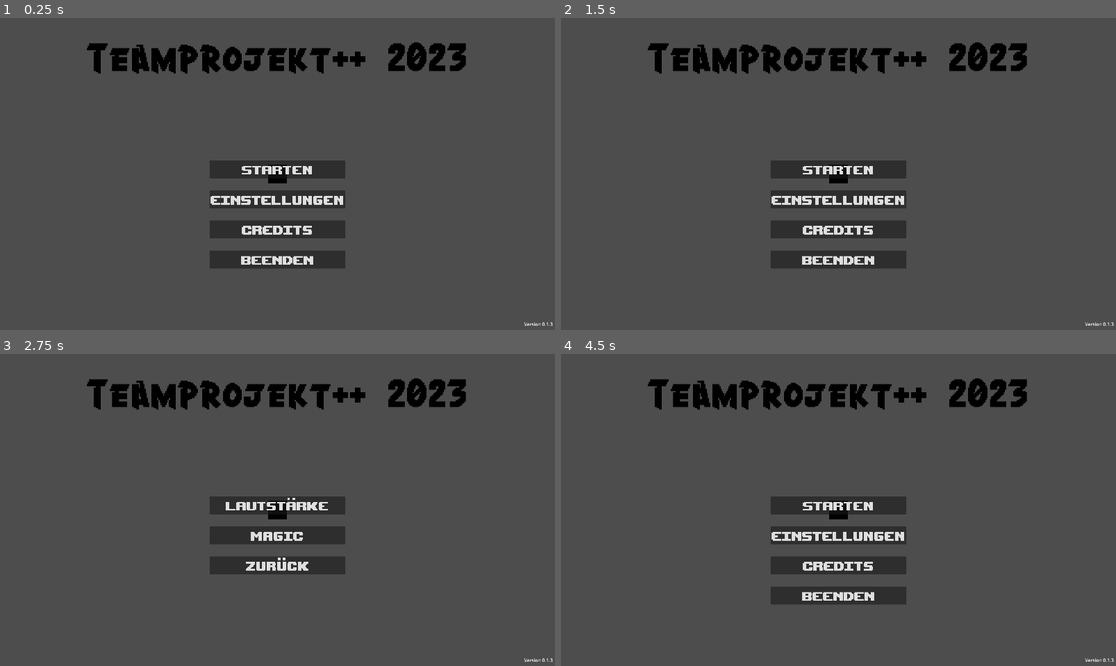
Above: before the commit, frames 1-4 (two rows, left to right).
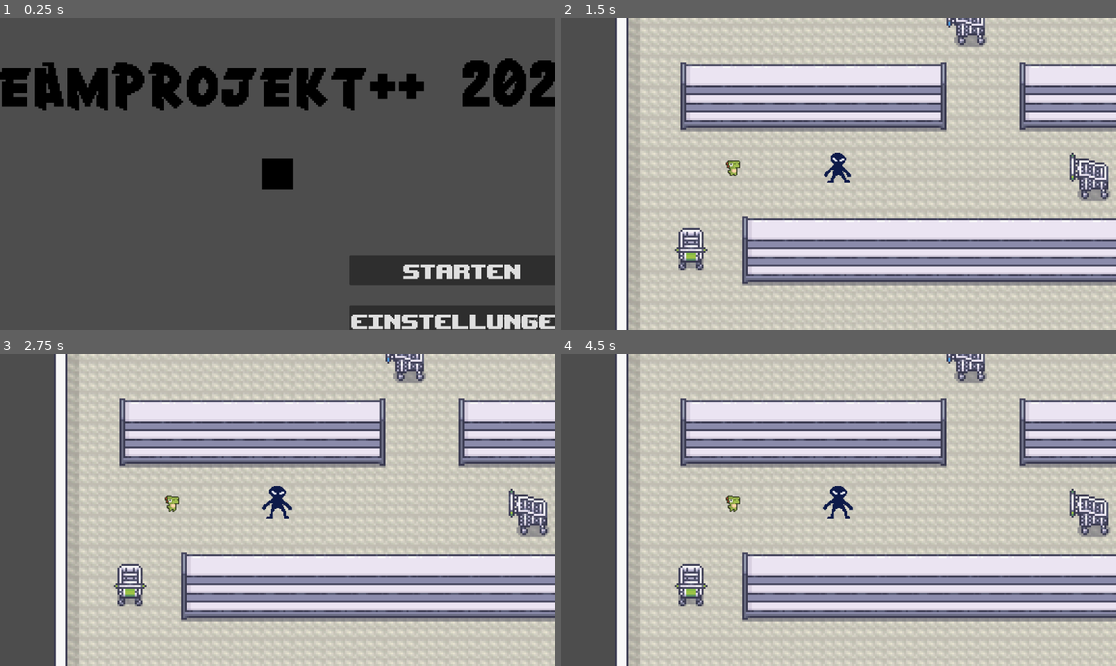
Above: after the commit, the same moments.

Repository: NickZelt/Teamproject23
Game: Godot game, scene res://scenes/main.tscn
The game is run twice, just before and just after one commit, with the same random seed, the same clock (stepped at 60 frames per second) and the same inputs. Video files are missing from this copy of the repository; at most half a second of black plays in their place.
Inputs (mouse positions are in pixels of both pictures, inside the frame that each line leads up to):
- Up to frame 1 (0.25 s): no input
- Up to frame 2 (1.5 s): click "Starten" at 0.5 s; click (649, 27) at 1.25 s, where only the run before the commit has a clickable "Zurück zum Hauptmenü"
- Up to frame 3 (2.75 s): click (277, 534) at 2 s, where only the run before the commit has a clickable "Einstellungen"
- Up to frame 4 (4.5 s): click (838, 506) at 2.75 s, where only the run before the commit has a clickable "Lautstärke"; click (838, 534) at 3.5 s, where only the run before the commit has a clickable "Magic"; click (838, 566) at 4.25 s, where only the run before the commit has a clickable "Zurück"

The runs differ from the first frame. In frame 1, 22% of the frame differs, in the area x 0-100%, y 7-100%; in frame 2, 84%, in the area x 10-100%, y 0-100%; in frame 3, 84%; in frame 4, 84%.

Commit message:
Health Bar
- added health bar to player and enemy

Diff:
--- a/project.godot
+++ b/project.godot
@@ -21,8 +21,6 @@
 
 [display]
 
-window/size/viewport_width=1920
-window/size/viewport_height=1080
 window/size/mode=3
 window/size/initial_screen=2
 window/handheld/orientation=1
--- a/scenes/enemy.tscn
+++ b/scenes/enemy.tscn
@@ -233,7 +233,15 @@
 shape = SubResource("CircleShape2D_hqntq")
 
 [node name="take_damage_cooldown" type="Timer" parent="."]
-wait_time = 0.5
+
+[node name="healthbar" type="ProgressBar" parent="."]
+modulate = Color(0, 1, 0, 1)
+offset_left = -8.0
+offset_top = -15.0
+offset_right = 142.0
+offset_bottom = 12.0
+scale = Vector2(0.1, 0.1)
+show_percentage = false
 
 [connection signal="body_entered" from="detection_area" to="." method="_on_detection_area_body_entered"]
 [connection signal="body_exited" from="detection_area" to="." method="_on_detection_area_body_exited"]
--- a/scenes/player.tscn
+++ b/scenes/player.tscn
@@ -644,8 +644,7 @@
 position = Vector2(0, -6)
 shape = SubResource("CircleShape2D_bdyg8")
 
-[node name="attack_cooldown" type="Timer" parent="."]
-wait_time = 0.5
+[node name="take_damage_cooldown" type="Timer" parent="."]
 
 [node name="deal_attack_timer" type="Timer" parent="."]
 wait_time = 0.75
@@ -664,8 +663,22 @@
 text = "Zurück zum Hauptmenü
 "
 
+[node name="healthbar" type="ProgressBar" parent="."]
+modulate = Color(0, 1, 0, 1)
+offset_left = -12.0
+offset_top = -33.0
+offset_right = 228.0
+offset_bottom = 7.0
+scale = Vector2(0.1, 0.1)
+show_percentage = false
+
+[node name="regeneration_timer" type="Timer" parent="."]
+wait_time = 5.0
+autostart = true
+
 [connection signal="body_entered" from="player_hitbox" to="." method="_on_player_hitbox_body_entered"]
 [connection signal="body_exited" from="player_hitbox" to="." method="_on_player_hitbox_body_exited"]
-[connection signal="timeout" from="attack_cooldown" to="." method="_on_attack_cooldown_timeout"]
+[connection signal="timeout" from="take_damage_cooldown" to="." method="_on_take_damage_cooldown_timeout"]
 [connection signal="timeout" from="deal_attack_timer" to="." method="_on_deal_attack_timer_timeout"]
 [connection signal="pressed" from="Camera2D/BackToMainMenu" to="." method="_on_back_to_main_menu_pressed"]
+[connection signal="timeout" from="regeneration_timer" to="." method="_on_regeneration_timer_timeout"]
--- a/scripts/enemy.gd
+++ b/scripts/enemy.gd
@@ -10,6 +10,7 @@
 
 func _physics_process(delta):
 	deal_with_damage()
+	update_health()
 
 	# Player entered detection area
 	if player_chase:
@@ -58,10 +59,22 @@
 			health = health - 20
 			$take_damage_cooldown.start()
 			can_take_damage = false
-			print("Slime Health: ", health)
+			print("Enemy Health: ", health)
 			if health <= 0:
 				self.queue_free() # eneme dead
 
 
 func _on_take_damage_cooldown_timeout():
 	can_take_damage = true
+
+# Health system
+func update_health():
+	# update life from enemy to healthbar
+	var healthbar = $healthbar
+	healthbar.value = health
+
+	# full life -> health bar wont be shown
+	if health >= 100:
+		healthbar.visible = false
+	else: # health bar visible when not full life
+		healthbar.visible = true
--- a/scripts/player.gd
+++ b/scripts/player.gd
@@ -31,6 +31,7 @@
 	player_movement(delta)
 	enemy_attack()
 	attack()
+	update_health()
 
 	if health <= 0:
 		player_alive = false # add death screen
@@ -147,11 +148,11 @@
 	if enemy_in_attack_range and enemy_attack_cooldown == true:
 		health = health - 10
 		enemy_attack_cooldown = false
-		$attack_cooldown.start()
+		$take_damage_cooldown.start()
 		print(health)
 
 
-func _on_attack_cooldown_timeout():
+func _on_take_damage_cooldown_timeout():
 	enemy_attack_cooldown = true
 
 func attack():
@@ -184,3 +185,25 @@
 
 func _on_back_to_main_menu_pressed():
 	get_tree().change_scene_to_file("res://scenes/main.tscn")
+
+
+# Health system
+func update_health():
+	# update life from player to healthbar
+	var healthbar = $healthbar
+	healthbar.value = health
+
+	# full life -> health bar wont be shown
+	if health >= 100:
+		healthbar.visible = false
+	else: # health bar visible when not full life
+		healthbar.visible = true
+
+# Health regeneration
+func _on_regeneration_timer_timeout():
+	if health < 100:
+		health = health + 20
+		if health > 100:
+			health = 100
+	if health <= 0:
+		health = 0
